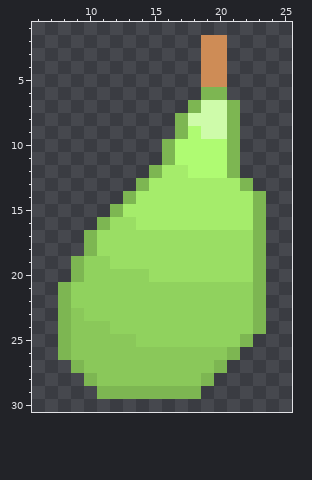
Pixel-art sprite: assets/texture/item/pear.png. The first picture shows the starting point.
The file is 32x32 pixels. Colours within 5 levels of each other are drawn and written as one. Shown: x 6..25, y 1..30.
The same view after the edit:
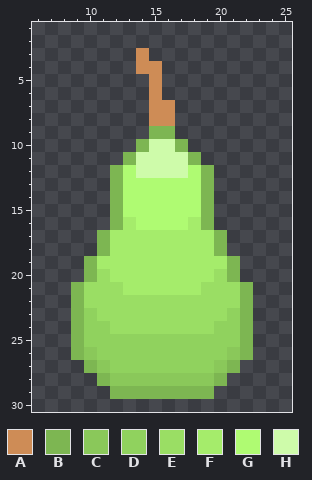
Palette (. is transparent): A #ce8c56  B #7db652  C #8ac85a  D #90d25e  E #9ade64  F #a5ec6b  G #affb72  H #cefbaa
From old to new:
Changed rows in their new state; - is an unchanged pixel.
first column x 8:
 2 -----------..---
 3 ------A----..---
 4 ------AA---..---
 5 -------A---..---
 6 -------A---..---
 7 -------AA-....--
 8 -------AA.....--
 9 -------BB.....--
10 ------BHHB....--
11 -----BHHHHB...--
12 ----BGHHHH-B..--
13 ----BGGGGGGB...-
14 ----BGGGGGGB....
15 -----GGGGGGB....
16 ---.BFGGGG-B....
17 --.BFFFFFFFFB...
18 --.BFFFFFFFFB...
19 -.BFFFFFFFFFFB..
20 -.BEFFFFFFFF-B..
21 .BEEEFFFFFFEEEB.
22 .BEEEEEEEEEEEEB.
23 .B-EEEEEEEEEE-B.
24 .BDDEEEEEEEE--B.
25 .BDDDD----------
26 .B-DDDDDDDDDDCB-
27 -.B-DDDDDDDDCB--
28 --.B-------CB---
29 ---.-------B----
Where, in picture pixels (left, top, right, bottom), the same in both pictures:
changed: (58, 35, 266, 399)
